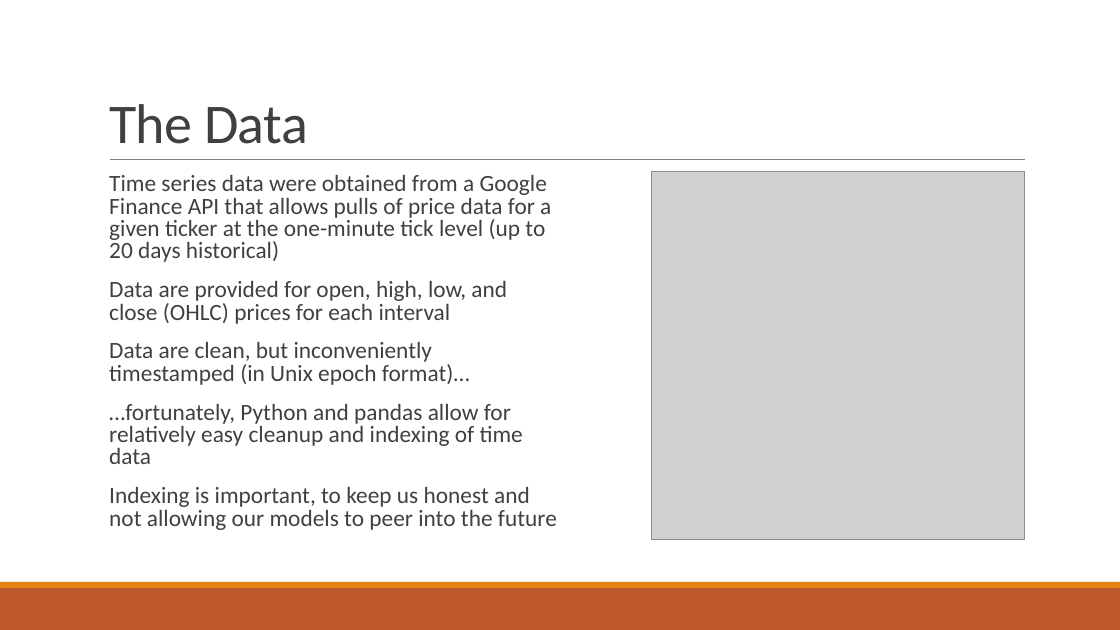
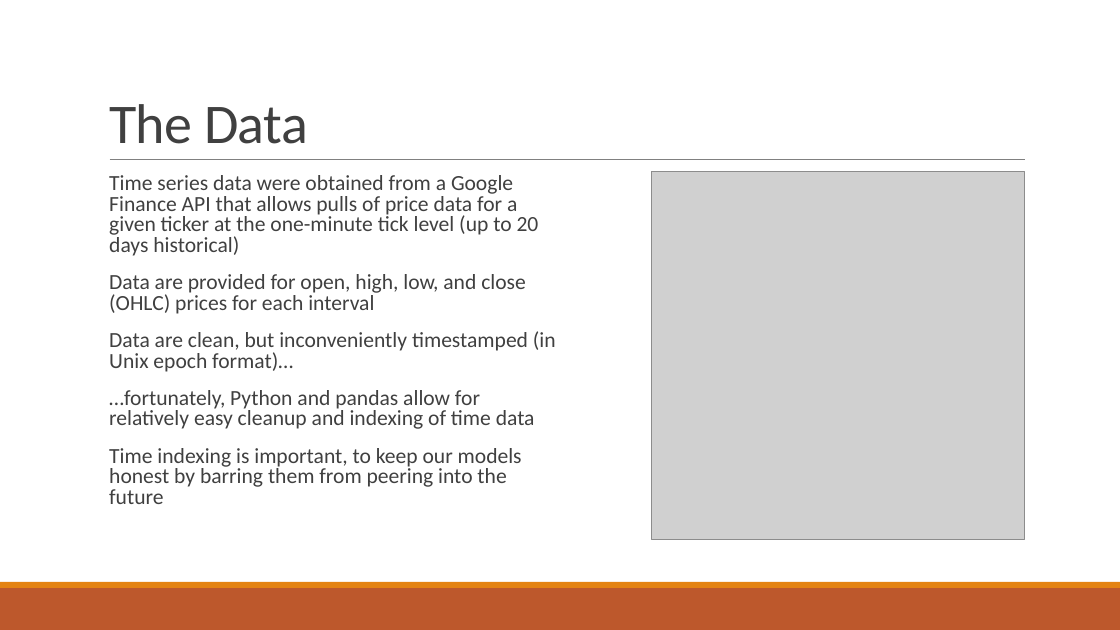
Before and after one commit to afcarl/TS_Project, a slide deck: slide 3 of project_presentation.pptx. Drawn at 1120x630 pixels with LibreOffice and Linux fonts; fonts in the diff are those of the drawing; grey boxes stand for pictures. Boxes give left, top, right and bottom in pixels: in the first picture for what was removed or moved away, otherwise in the second. Text is boxed around its words. In the diff, an @@ line names an element or a change of style, - is before the commit and + after.

```diff
--- a/project_presentation.pptx
+++ b/project_presentation.pptx
@@ text at (109, 175, 556, 429): size 20 to 18.5 pt in "Time series data were obtained from a ...", "Data are provided for open, high, low, ...", "Data are clean, but inconveniently timestamped (in ...", "…fortunately, Python and pandas allow for relatively ..." @@
@@ text at (109, 448, 522, 504): text changed; size 20 to 18.5 pt @@
-  Indexing is important, to keep us honest and not allowing our models to peer into the future
+  Time indexing is important, to keep our models honest by barring them from peering into the future
```
Also in this commit, not shown: 6 other slides changed, 1 other file.
